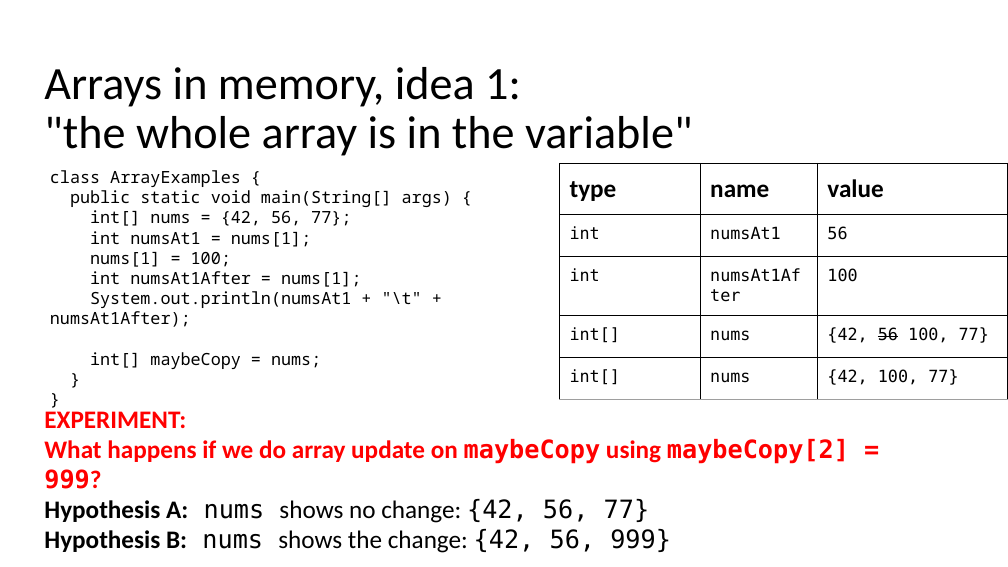
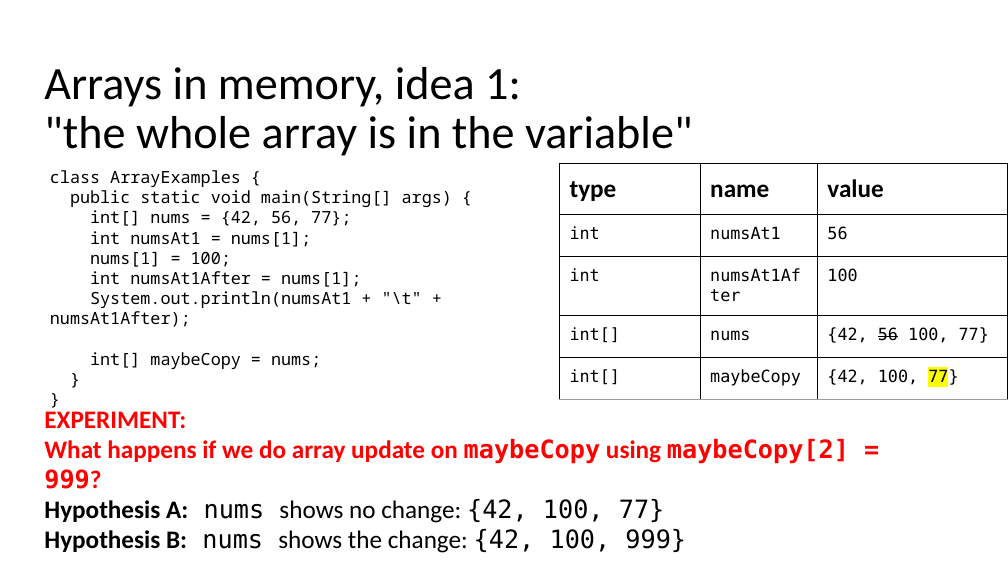
Before and after one commit to catherinefxia/ucsd-cse8a-w20.github.io, a slide deck: slide 6 of lectures/CSE8AW20-02-06-Lec10-Arrays-All-Day/CSE8AW20-02-06-Lec10-Java-Arrays-All-Day-Slides.pptx. Drawn at 1008x567 pixels with LibreOffice and Linux fonts; fonts in the diff are those of the drawing. Boxes give left, top, right and bottom in pixels: in the first picture for what was removed or moved away, otherwise in the second. Text is boxed around its words. In the diff, an @@ line names an element or a change of style, - is before the commit and + after.

```diff
--- a/lectures/CSE8AW20-02-06-Lec10-Arrays-All-Day/CSE8AW20-02-06-Lec10-Java-Arrays-All-Day-Slides.pptx
+++ b/lectures/CSE8AW20-02-06-Lec10-Arrays-All-Day/CSE8AW20-02-06-Lec10-Java-Arrays-All-Day-Slides.pptx
@@ table at box(560, 163, 1008, 400) @@
-row 5, column 2: nums
+row 5, column 2: maybeCopy
@@ highlight none to #FFFF00 in "77}" @@
@@ text at box(44, 499, 686, 553): text changed @@
-Hypothesis A: nums shows no change: {42, 56, 77}
-Hypothesis B: nums shows the change: {42, 56, 999}
+Hypothesis A: nums shows no change: {42, 100, 77}
+Hypothesis B: nums shows the change: {42, 100, 999}
```
Also in this commit, not shown: 11 other slides changed, 1 slide added, 5 other files.
